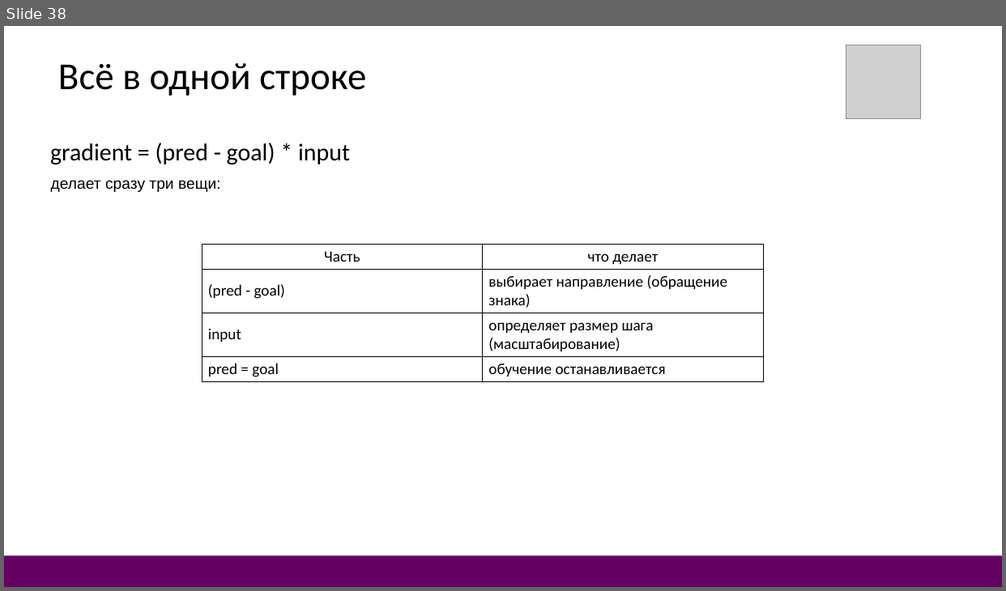
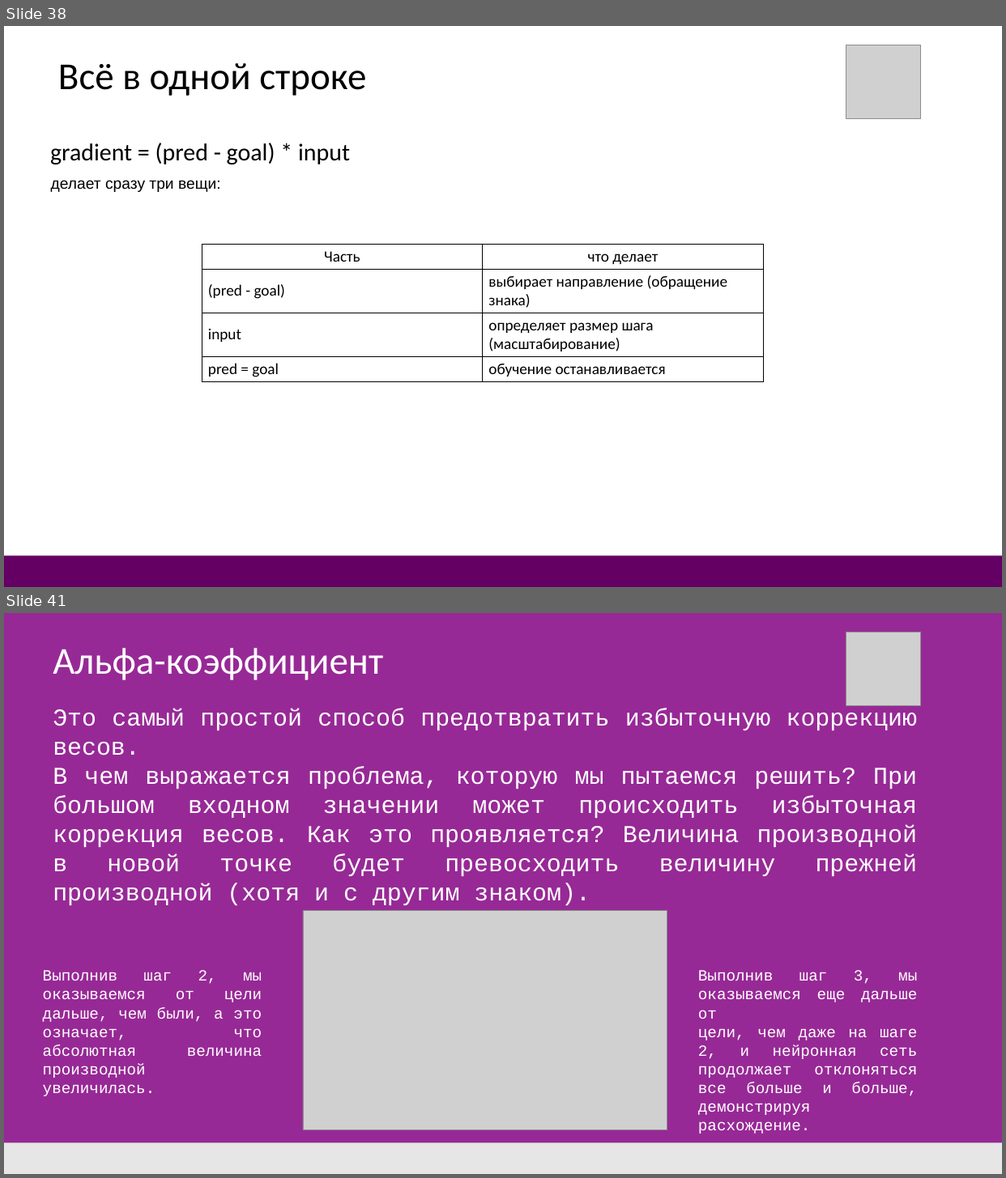
Before and after one commit to DonRobot-all/ML, a slide deck: 1. ML first 28.pptx. Shown one above the other, each under a label of ours: slide 38 before the commit, slides 38 and 41 after it; the slides between them are not shown. The pictures are 1006x591 and 1006x1178 pixels, drawn with LibreOffice and Linux fonts; fonts in the diff are those of the drawing; grey boxes stand for pictures. Boxes give left, top, right and bottom in pixels: in the first picture for what was removed or moved away, otherwise in the second. Text is boxed around its words. In the diff, an @@ line names an element or a change of style, - is before the commit and + after.

```diff
--- a/1. ML first 28.pptx
+++ b/1. ML first 28.pptx
@@ slide 41 added at bbox=[4, 613, 1002, 1174], background #972996 @@
@@ picture added at bbox=[846, 632, 921, 705] @@
@@ text added at bbox=[53, 648, 383, 680], 44 pt, text #FFFFFF @@
+Альфа-коэффициент
@@ text added at bbox=[53, 709, 918, 906], 28 pt, text #FFFFFF @@
+Это самый простой способ предотвратить избыточную коррекцию весов.
+В чем выражается проблема, которую мы пытаемся решить? При большом входном значении может происходить избыточная коррекция весов. Как это проявляется? Величина производной в новой точке будет превосходить величину прежней производной (хотя и с другим знаком).
@@ picture added at bbox=[303, 910, 667, 1130] @@
@@ text added at bbox=[43, 970, 262, 1078], 18 pt, text #FFFFFF @@
+Выполнив шаг 2, мы оказываемся от цели дальше, чем были, а это означает, что абсолютная величина производной увеличилась.
@@ text added at bbox=[698, 970, 917, 1097], 18 pt, text #FFFFFF @@
+Выполнив шаг 3, мы оказываемся еще дальше от
+цели, чем даже на шаге 2, и нейронная сеть продолжает отклоняться все больше и больше, демонстрируя расхождение.
@@ rectangle added at bbox=[4, 1143, 1002, 1174], fill #E6E6E6 @@
```
Also in this commit, not shown: 5 other slides added, 4 other files.
